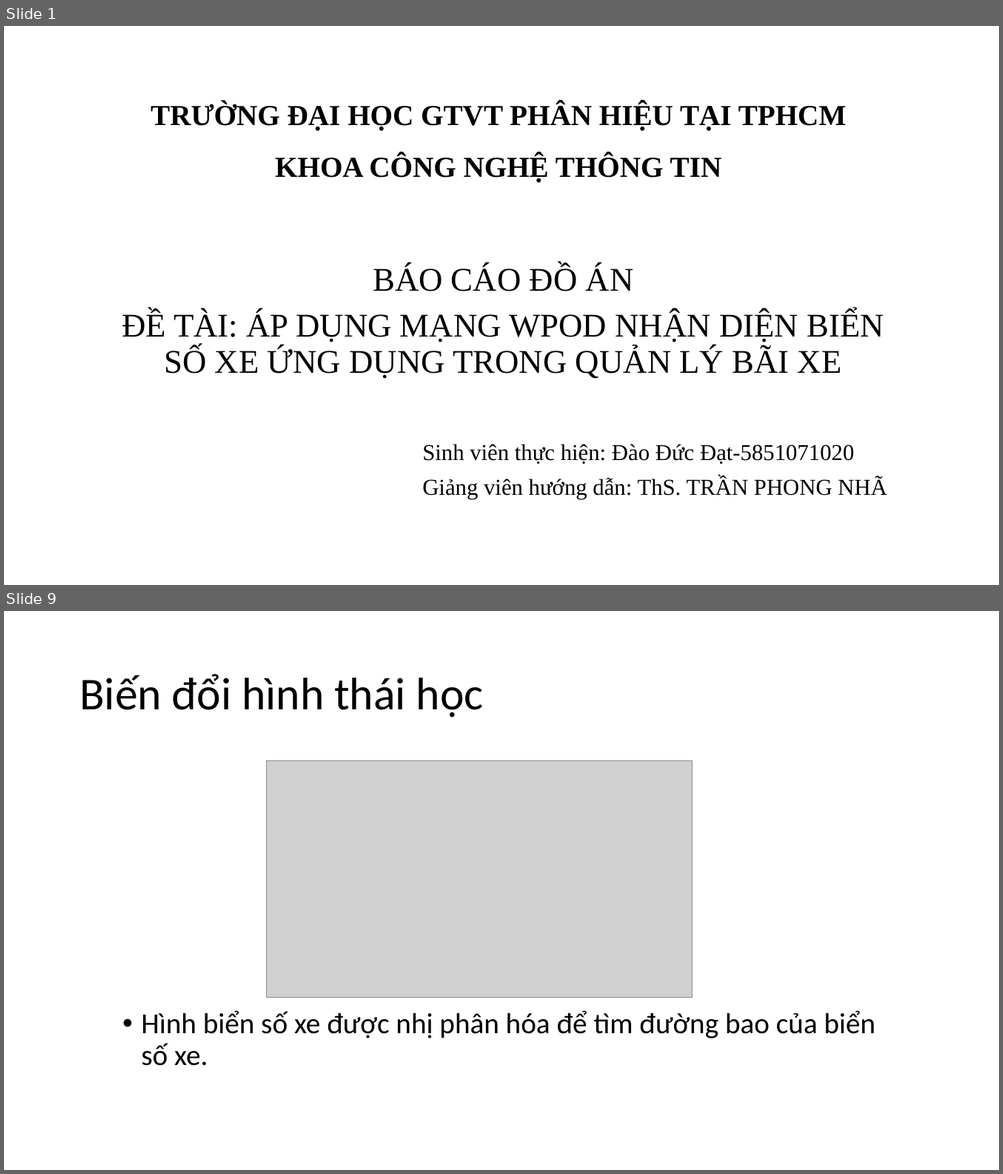
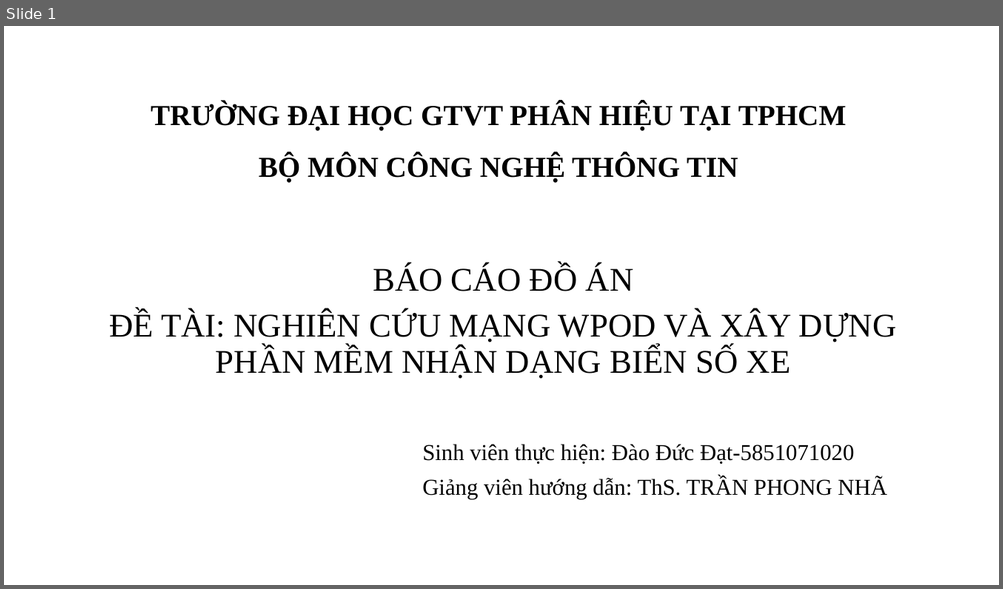
Before and after one commit to datdao999/graduation_project, a slide deck: thuyet_trinh_tot nghiep.pptx. Shown one above the other, each under a label of ours: slides 1 and 9 before the commit, slide 1 after it; the slides between them are not shown. The pictures are 1003x1174 and 1003x589 pixels, drawn with LibreOffice and Linux fonts; fonts in the diff are those of the drawing; grey boxes stand for pictures; background and template pictures are left out. Boxes give left, top, right and bottom in pixels: in the first picture for what was removed or moved away, otherwise in the second. Text is boxed around its words. In the diff, an @@ line names an element or a change of style, - is before the commit and + after.

```diff
--- a/thuyet_trinh_tot nghiep.pptx
+++ b/thuyet_trinh_tot nghiep.pptx
@@ slide 9 removed at box(4, 611, 999, 1170), background #FFFFFF @@
@@ title removed at box(79, 674, 484, 718) @@
-Biến đổi hình thái học
@@ picture removed at box(267, 761, 692, 997) @@
@@ text removed at box(141, 1011, 876, 1066) @@
-• Hình biển số xe được nhị phân hóa để tìm đường bao của biển số xe.
@@ slide 1 changed as well @@
@@ title at box(151, 102, 846, 183): text changed @@
-TRƯỜNG ĐẠI HỌC GTVT PHÂN HIỆU TẠI TPHCM
-KHOA CÔNG NGHỆ THÔNG TIN
+TRƯỜNG ĐẠI HỌC GTVT PHÂN HIỆU TẠI TPHCM
+BỘ MÔN CÔNG NGHỆ THÔNG TIN
@@ text at box(109, 312, 896, 379): text changed @@
-ĐỀ TÀI: ÁP DỤNG MẠNG WPOD NHẬN DIỆN BIỂN SỐ XE ỨNG DỤNG TRONG QUẢN LÝ BÃI XE
+ĐỀ TÀI: NGHIÊN CỨU MẠNG WPOD VÀ XÂY DỰNG PHẦN MỀM NHẬN DẠNG BIỂN SỐ XE
```
Also in this commit, not shown: 5 other slides changed, 12 slides added, 19 other slides removed, 8 other files.
